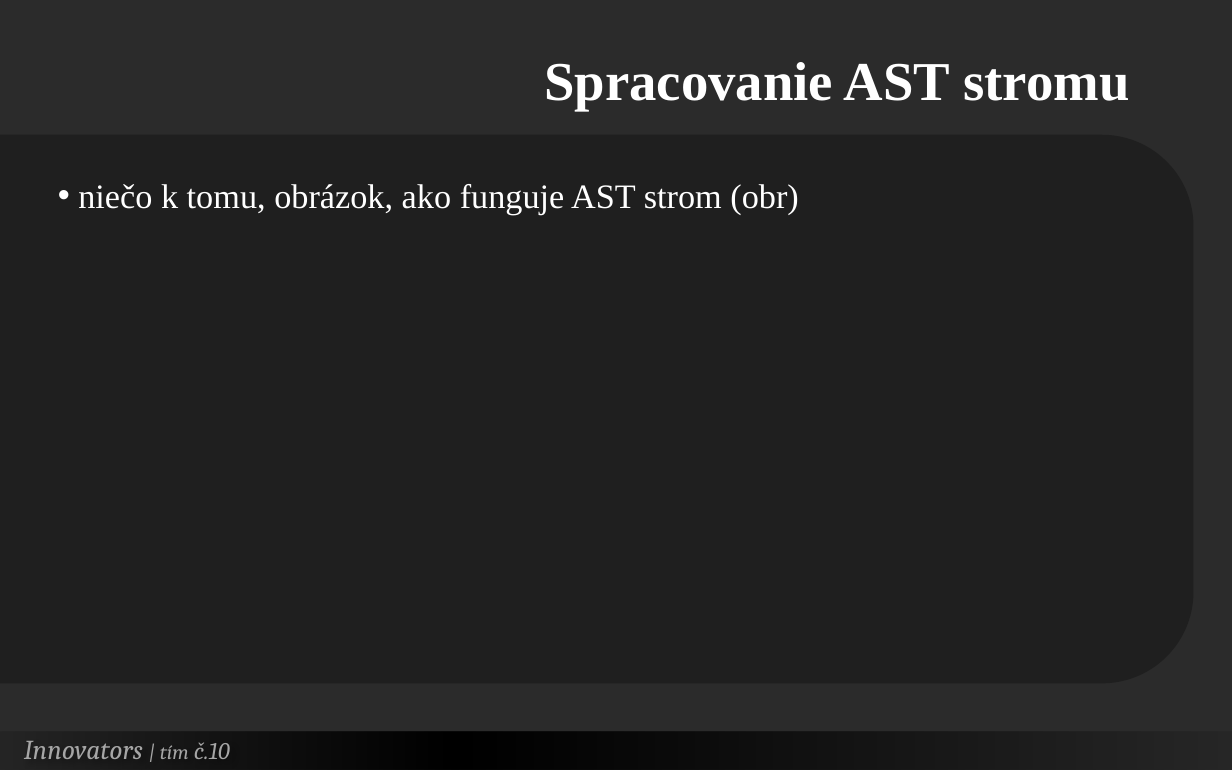
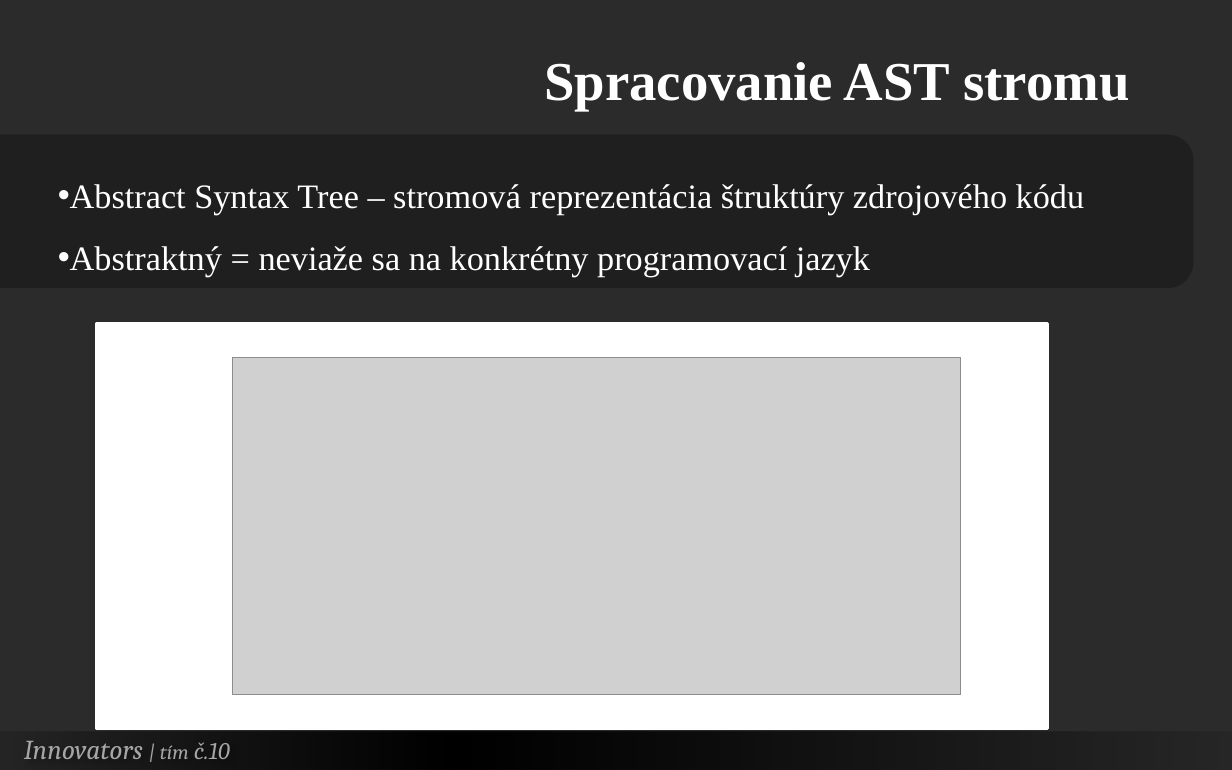
Before and after one commit to Innovators-Team10/Documentation, a slide deck: slide 11 of Dokumentacie/Ostatne/Innovators.pptx. Drawn at 1232x770 pixels with LibreOffice and Linux fonts; fonts in the diff are those of the drawing; grey boxes stand for pictures; background and template pictures are left out; a plain dark background stands for a picture behind light text. Boxes give left, top, right and bottom in pixels: in the first picture for what was removed or moved away, otherwise in the second. Text is boxed around its words. In the diff, an @@ line names an element or a change of style, - is before the commit and + after.

Commit message:
[!] Uprava prezentacie

```diff
--- a/Dokumentacie/Ostatne/Innovators.pptx
+++ b/Dokumentacie/Ostatne/Innovators.pptx
@@ round same rect resized from (x1=0, y1=136, x2=1194, y2=684) to (x1=0, y1=135, x2=1193, y2=288) @@
@@ text at (x1=70, y1=184, x2=1085, y2=277): text changed @@
-• niečo k tomu, obrázok, ako funguje AST strom (obr)
+• Abstract Syntax Tree – stromová reprezentácia štruktúry zdrojového kódu
+• Abstraktný = neviaže sa na konkrétny programovací jazyk
@@ rectangle added at (x1=97, y1=324, x2=1048, y2=729), fill #FFFFFF, outline #FFFFFF 2 pt @@
@@ picture added at (x1=233, y1=357, x2=961, y2=695) @@
```
